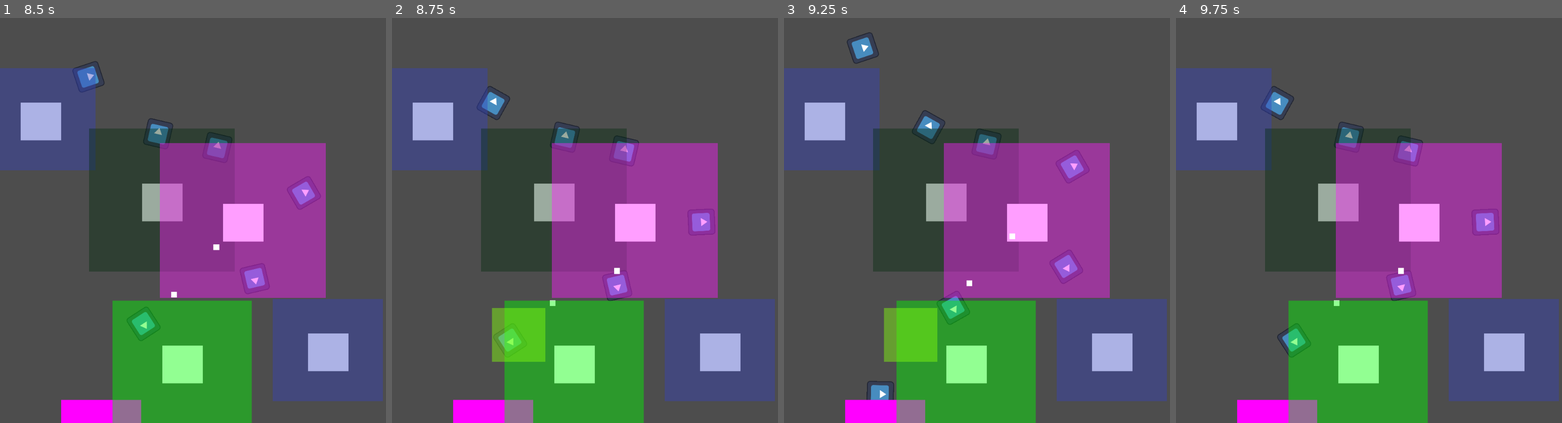
Above: before the commit, frames 1-4 (left to right).
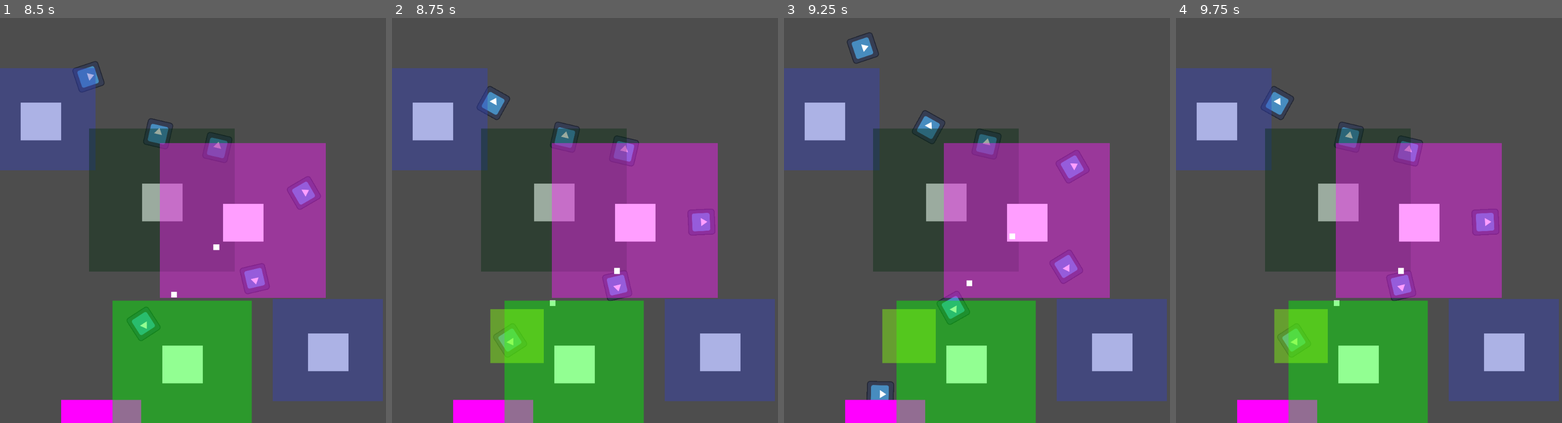
Above: after the commit, the same moments.

Repository: john9francis/sushi-attack
Game: Godot game, scene res://scripts/main.tscn
Same seed, same stepped clock (60 frames per second), same inputs: the game is played once before the commit and once after it. The engine's default icon, where the game draws it, is replaced by a stand-in: a white triangle on a blue panel in a dark square.
Inputs (mouse positions are in pixels of both pictures, inside the frame that each line leads up to):
- Up to frame 1 (8.5 s): tap Enter at 0.5 s; move the mouse to (42, 119) at 0.52 s; press the mouse at (42, 119) at 0.53 s; release the mouse at (42, 119) at 1.25 s; click "Chop Sticks" at 1.25 s; move the mouse to (162, 200) at 2.02 s; click (162, 200) at 2.1 s; click "Soy Sauce" at 2.75 s; move the mouse to (243, 220) at 3.52 s; press the mouse at (243, 220) at 3.53 s; release the mouse at (243, 220) at 4.25 s; click "Ginger" at 4.25 s; move the mouse to (185, 362) at 5.02 s; click (185, 362) at 5.1 s; click "Wasabi" at 5.75 s; move the mouse to (328, 350) at 6.52 s; press the mouse at (328, 350) at 6.53 s; release the mouse at (328, 350) at 7.25 s; click "Chop Sticks" at 7.25 s; move the mouse to (81, 159) at 8.02 s; click (81, 159) at 8.1 s
- Up to frame 2 (8.75 s): no input
- Up to frame 3 (9.25 s): move the mouse to (1007, 220) at 8.77 s; press the mouse at (1007, 220) at 8.78 s
- Up to frame 4 (9.75 s): move the mouse to (1318, 119) at 9.52 s; release the mouse at (1318, 119) at 9.53 s; click (1318, 119) at 9.6 s

Frame 1 is identical in both runs. In frame 2, 0.2% of the frame differs, in the area x 25-40%, y 71-86%; in frame 3, 0.2%; in frame 4, 1.9%.
Error after the commit: Invalid access to property or key 'global_position' on a base object of type 'previously freed'. (res://scripts/Tracker.gd:19)

Commit message:
added better tracking to the wasabi tower like how I did with ginger tower

Diff:
--- a/scripts/g_tower.gd
+++ b/scripts/g_tower.gd
@@ -4,17 +4,18 @@
 @export var TrackerScene: PackedScene
 
 var tracker
+var enemyTracked
 var enemyList = []
 
 # Called when the node enters the scene tree for the first time.
 func _ready():
+	enemyTracked = false
 	tracker = TrackerScene.instantiate()
 	add_child(tracker)
-	pass # Replace with function body.
 
 
 # Called every frame. 'delta' is the elapsed time since the previous frame.
-func _process(delta):
+func _process(_delta):
 	if enemyList.size() > 0:
 		tracker.set_area(enemyList[0])
 		if $ShootTimer.is_stopped():
--- a/scripts/w_tower.gd
+++ b/scripts/w_tower.gd
@@ -4,6 +4,7 @@
 @export var TrackerScene: PackedScene
 
 var tracker
+var enemyList = []
 
 # Called when the node enters the scene tree for the first time.
 func _ready():
@@ -14,6 +15,12 @@
 
 # Called every frame. 'delta' is the elapsed time since the previous frame.
 func _process(delta):
+	if enemyList.size() > 0:
+		tracker.set_area(enemyList[0])
+		if $ShootTimer.is_stopped():
+			$ShootTimer.start()
+	else:
+		$ShootTimer.stop()
 	pass
 
 
@@ -21,14 +28,13 @@
 
 func _on_area_entered(area):
 	if area.is_in_group("Enemies"):
-		tracker.set_area(area)
-		$ShootTimer.start()
+		enemyList.append(area)
 
 
 func _on_area_exited(area):
 	if area.is_in_group("Enemies"):
-		tracker.unset_area()
-		$ShootTimer.stop()
+		if enemyList.has(area):
+			enemyList.erase(area)
 
 
 func _on_shoot_timer_timeout():
